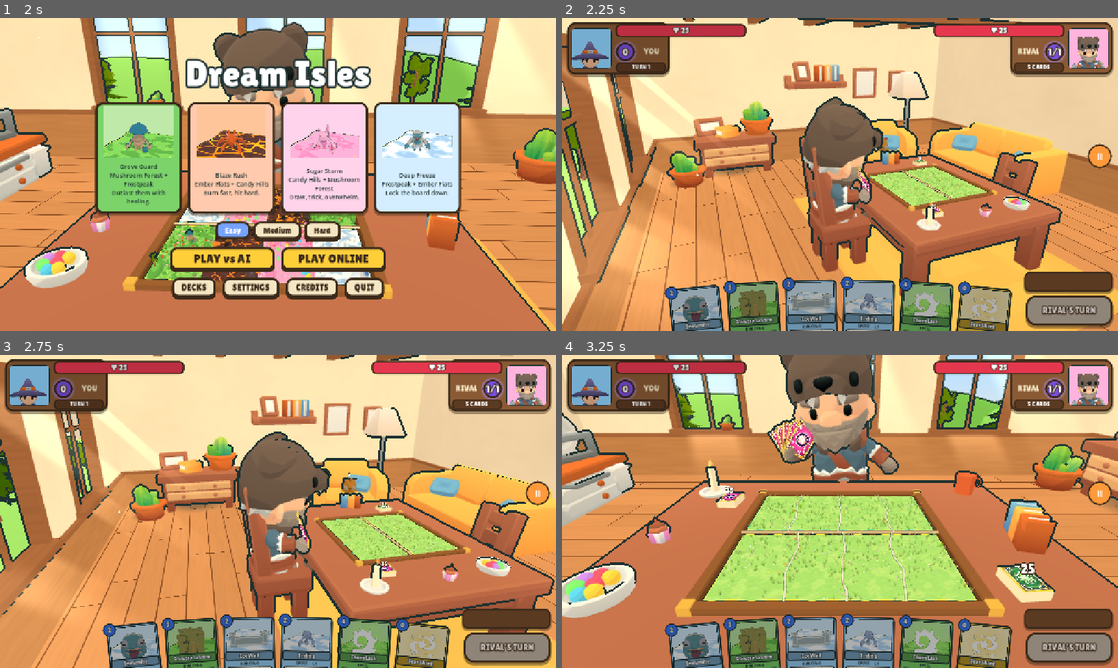
Above: before the commit, frames 1-4 (two rows, left to right).
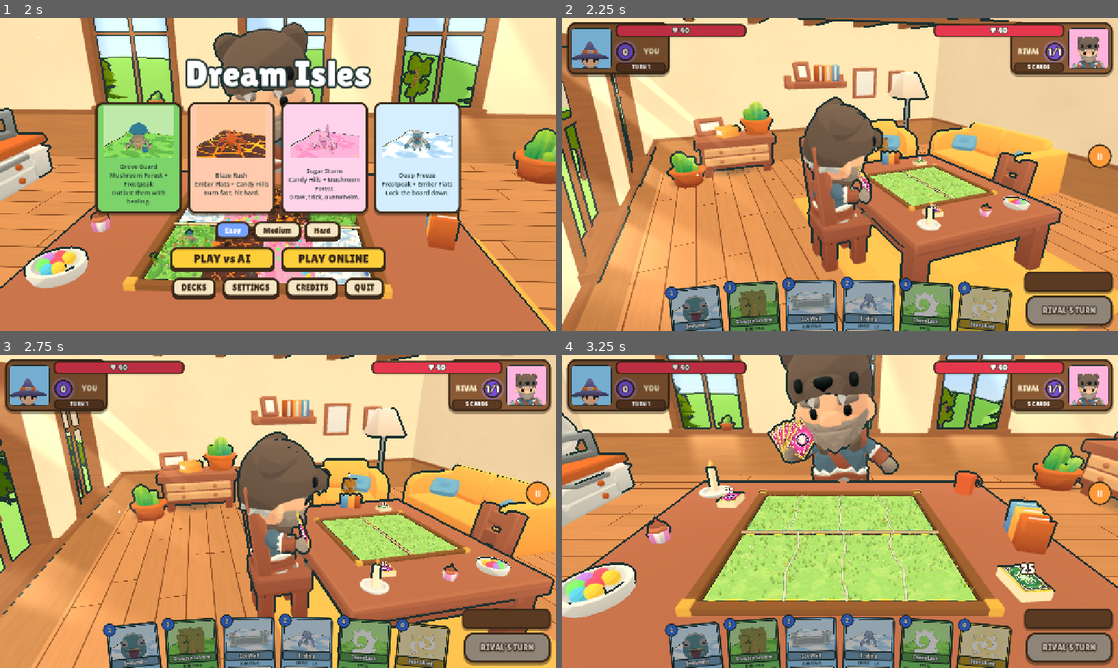
Above: after the commit, the same moments.

Repository: muriarty1893/cardwards
Game: Godot game, scene res://menus/main_menu.tscn
The game is run twice, just before and just after one commit, with the same random seed, the same clock (stepped at 60 frames per second) and the same inputs.
Inputs (mouse positions are in pixels of both pictures, inside the frame that each line leads up to):
- Up to frame 1 (2 s): click "Easy" at 0.5 s; click "Easy" at 1.25 s
- Up to frame 2 (2.25 s): click "PLAY vs AI" at 2 s
- Up to frame 3 (2.75 s): no input
- Up to frame 4 (3.25 s): tap Enter at 2.75 s; drag from (695, 658) to (895, 442) at 2.77 s

Frame 1 is identical in both runs. In frame 2, less than 0.1% of the frame differs, in the area x 19-81%, y 2-6%; in frame 3, less than 0.1%; in frame 4, less than 0.1%.

Commit message:
feat: heroes start with 40 life (and heal up to 40)
Co-Authored-By: Claude Opus 5.5 <noreply@anthropic.com>

Diff:
--- a/core/game_state.gd
+++ b/core/game_state.gd
@@ -5,9 +5,9 @@
 ## CHOOSING: waiting for a Dream Up pick (only CHOOSE is legal).
 enum Phase { MAIN, OVER, CHOOSING }
 
-const START_HP := 25
+const START_HP := 40
 const MAX_ARMOUR := 20
-const MAX_HP := 25
+const MAX_HP := 40
 const START_HAND := 5
 const HAND_LIMIT := 8
 ## Max magic grows by 1 each turn up to this.
--- a/core/rules_stamp.gd
+++ b/core/rules_stamp.gd
@@ -2,4 +2,4 @@
 extends RefCounted
 ## Generated by tools/stamp_rules.gd: md5 of the core/*.gd sources. Do not edit.
 
-const HASH := "517b7f1b2b46971cc6139d88ab02c75e"
+const HASH := "00204c6d2c152aaa0d04848b2fd17e03"
--- a/tests/test_armour.gd
+++ b/tests/test_armour.gd
@@ -7,7 +7,7 @@
 	var ev: Array[GameEvent] = []
 	Rules.gain_armour(s, 1, 3, ev)
 	Rules.damage_hero(s, 1, 5, ev)
-	assert_eq([s.players[1].armour, s.players[1].hero_hp], [0, 23], "3 soaked, 2 to HP")
+	assert_eq([s.players[1].armour, s.players[1].hero_hp], [0, GameState.START_HP - 2], "3 soaked, 2 to HP")
 	var hd: GameEvent = ev.filter(func(e: GameEvent) -> bool: return e.type == &"hero_damaged")[0]
 	assert_eq([hd.data["amount"], hd.data["armour"]], [2, 3], "event splits HP and armour")
 	Rules.gain_armour(s, 1, 50, ev)
@@ -20,7 +20,7 @@
 	s.players[0].armour = 5
 	var ev: Array[GameEvent] = []
 	Rules.draw(s, 0, ev)
-	assert_eq([s.players[0].armour, s.players[0].hero_hp], [5, 25 - GameState.FATIGUE_DAMAGE], "fatigue goes straight to HP")
+	assert_eq([s.players[0].armour, s.players[0].hero_hp], [5, GameState.START_HP - GameState.FATIGUE_DAMAGE], "fatigue goes straight to HP")
 	return true
 
 
@@ -39,5 +39,5 @@
 	Fx.put_creature(s, 0, 0, &"frostfang")  # 3 ATK
 	s.players[1].armour = 2
 	Rules.apply(s, Action.attack(0, 0, -1))
-	assert_eq([s.players[1].armour, s.players[1].hero_hp], [0, 24], "attack eats armour then HP")
+	assert_eq([s.players[1].armour, s.players[1].hero_hp], [0, GameState.START_HP - 1], "attack eats armour then HP")
 	return true
--- a/tests/test_cards.gd
+++ b/tests/test_cards.gd
@@ -30,9 +30,9 @@
 	_boop(s, 0, 0)
 	assert_eq(s.players[0].hero_hp, 22, "puffcap boop")
 	assert_true(Rules.has_keyword(s, 0, 0, &"second_wind"), "puffcap second wind")
-	s.players[0].hero_hp = 24
+	s.players[0].hero_hp = GameState.MAX_HP - 1
 	_cast(s, 0, &"rootstalker", 1)
-	assert_eq(s.players[0].hero_hp, 25, "rootstalker on play, capped at 25")
+	assert_eq(s.players[0].hero_hp, GameState.MAX_HP, "rootstalker on play, capped at max")
 	assert_true(Rules.has_keyword(s, 0, 1, &"leech"), "rootstalker leech")
 	return true
 
@@ -111,7 +111,7 @@
 	var s: GameState = Fx.blank()
 	Fx.put_creature(s, 0, 0, &"magmaw")
 	_boop(s, 0, 0)
-	assert_eq(s.players[1].hero_hp, 23, "2 to enemy hero")
+	assert_eq(s.players[1].hero_hp, GameState.START_HP - 2, "2 to enemy hero")
 	return true
 
 
@@ -155,7 +155,7 @@
 	Fx.put_building(s, 0, 2, &"smokestack")
 	Fx.fill_deck(s, 1, &"mossback", 3)
 	var ev: Array[GameEvent] = Rules.apply(s, Action.end_turn(0))
-	assert_eq(s.players[1].hero_hp, 24, "smokestack end of turn")
+	assert_eq(s.players[1].hero_hp, GameState.START_HP - 1, "smokestack end of turn")
 	assert_true(&"ability_triggered" in Fx.types(ev), "announced")
 	return true
 
--- a/tests/test_combat.gd
+++ b/tests/test_combat.gd
@@ -50,7 +50,7 @@
 	var a: GameState.CreatureState = Fx.put(s, 0, 1, _mk(4, 4))
 	Fx.put(s, 1, 1, _mk(5, 5))
 	_hit(s, 1, -1)
-	assert_eq(s.players[1].hero_hp, 21, "hero 25 - 4")
+	assert_eq(s.players[1].hero_hp, GameState.START_HP - 4, "hero start - 4")
 	assert_eq(a.damage, 0, "no hit-back from heroes")
 	return true
 
@@ -147,7 +147,7 @@
 	_hit(s, 1, -1)
 	assert_true(Rules.can_attack(s, 0, 1), "second attack allowed")
 	_hit(s, 1, -1)
-	assert_eq(s.players[1].hero_hp, 21, "two hits")
+	assert_eq(s.players[1].hero_hp, GameState.START_HP - 4, "two hits")
 	assert_true(not Rules.can_attack(s, 0, 1), "done")
 	return true
 
--- a/tests/test_effects_ops.gd
+++ b/tests/test_effects_ops.gd
@@ -104,7 +104,7 @@
 
 func test_heal_variants() -> bool:
 	var s: GameState = Fx.blank()
-	s.players[0].hero_hp = 24
+	s.players[0].hero_hp = GameState.MAX_HP - 1
 	var me: CardData = Fx.card(&"me", C, 1, 1, 9, [], [
 		Fx.eff(&"on_boop", &"heal", 2, &"self"), Fx.eff(&"on_boop", &"heal", 2, &"own_hero"), Fx.eff(&"on_boop", &"heal", 1, &"all_own_creatures")])
 	Fx.put(s, 0, 0, me).damage = 5
@@ -113,7 +113,7 @@
 	Effects.run(s, 0, 0, me, &"on_boop", [], ev)
 	assert_eq(s.players[0].lanes[0].creature.damage, 2, "self 2 then all 1")
 	assert_eq(s.players[0].lanes[3].creature.damage, 3, "all own 1")
-	assert_eq(s.players[0].hero_hp, 25, "hero capped at 25")
+	assert_eq(s.players[0].hero_hp, GameState.MAX_HP, "hero capped at max")
 	var hut: CardData = Fx.card(&"hut", B, 1, 0, 0, [], [Fx.eff(&"start_of_turn", &"heal", 2, &"lane_creature")])
 	Effects.run(s, 0, 3, hut, &"start_of_turn", [], ev)
 	assert_eq(s.players[0].lanes[3].creature.damage, 1, "lane creature")
@@ -130,7 +130,7 @@
 	var ev: Array[GameEvent] = []
 	Effects.run(s, 0, 2, c, &"on_boop", [], ev)
 	assert_eq(s.players[1].lanes[2].creature.damage, 2, "opposing")
-	assert_eq(s.players[1].hero_hp, 22, "enemy hero")
+	assert_eq(s.players[1].hero_hp, GameState.START_HP - 3, "enemy hero")
 	return true
 
 
--- a/tests/test_tribes.gd
+++ b/tests/test_tribes.gd
@@ -42,7 +42,7 @@
 	Fx.put_creature(s, 0, 0, &"flarebeak")  # 3/3 flyer
 	Fx.put_creature(s, 0, 1, &"ashmite")
 	Rules.apply(s, Action.attack(0, 0, -1))
-	assert_eq(s.players[1].hero_hp, 25 - 4, "3 + flock 1 to the hero")
+	assert_eq(s.players[1].hero_hp, GameState.START_HP - 4, "3 + flock 1 to the hero")
 	return true
 
 
--- a/tests/test_turns.gd
+++ b/tests/test_turns.gd
@@ -15,7 +15,7 @@
 	for p: int in 2:
 		assert_eq(s.players[p].hand.size(), 5 if p == s.first_player else 6, "hand 5, or 6 with Star Shard, p%d" % p)
 		assert_eq(s.players[p].deck.size(), 25, "deck 25 p%d" % p)
-		assert_eq(s.players[p].hero_hp, 25, "hero 25 p%d" % p)
+		assert_eq(s.players[p].hero_hp, GameState.START_HP, "hero start p%d" % p)
 	# Every lane starts bare (living board spec 2), whatever the deck.
 	for i: int in 4:
 		assert_eq(s.players[0].lanes[i].land, Lands.MEADOW, "p0 lane %d is Meadow" % i)
@@ -54,7 +54,7 @@
 	var s: GameState = Fx.blank()
 	var ev: Array[GameEvent] = []
 	Rules.draw(s, 0, ev)
-	assert_eq(s.players[0].hero_hp, 23, "fatigue 2")
+	assert_eq(s.players[0].hero_hp, GameState.START_HP - 2, "fatigue 2")
 	assert_eq(ev[0].type, &"fatigue", "fatigue event")
 	assert_eq(ev[0].data["amount"], 2, "fatigue amount")
 	return true
